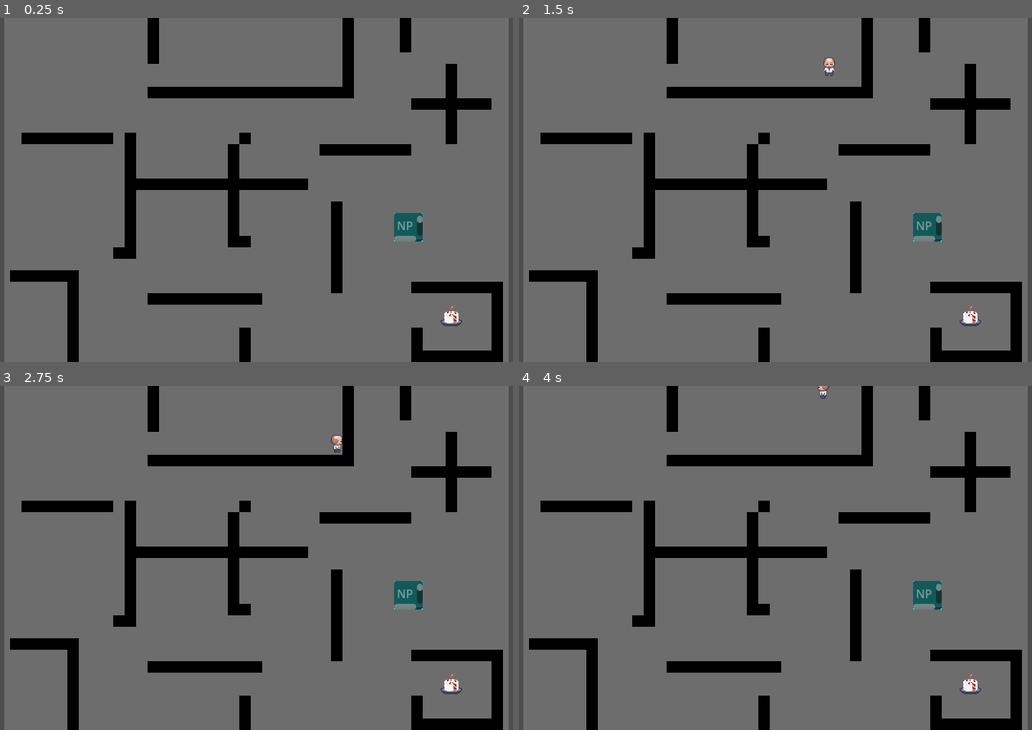
Above: before the commit, frames 1-4 (two rows, left to right).
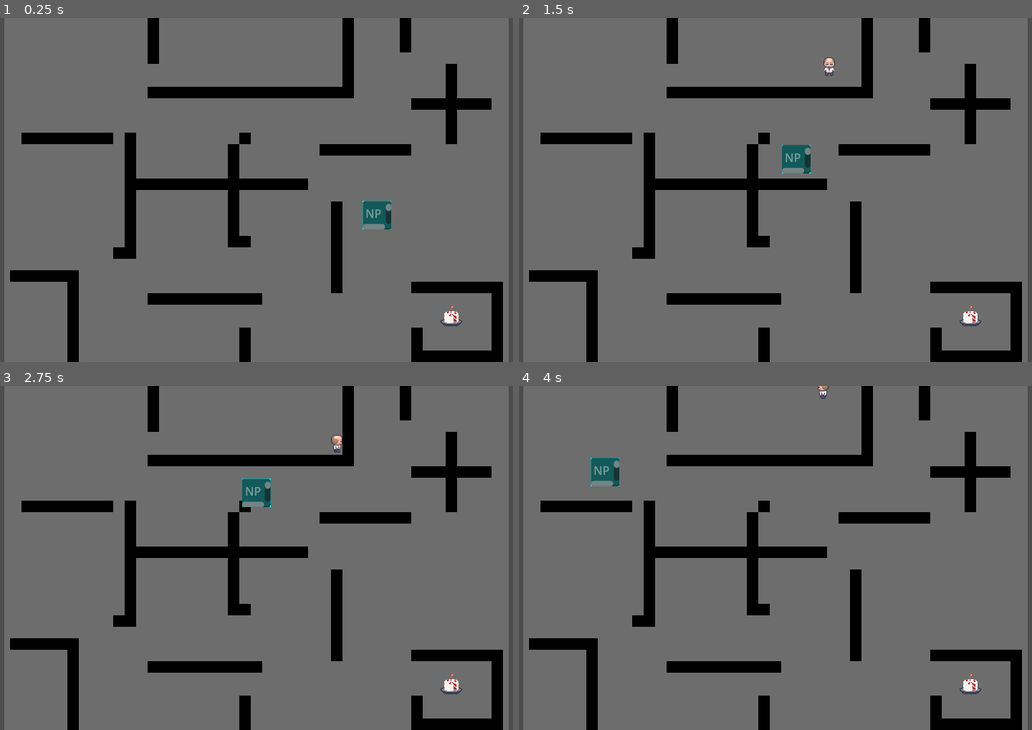
Above: after the commit, the same moments.

Repository: ChrisFlanTheMan/Busy-Work
Game: Godot game, scene res://BasicLevel.tscn
Same seed, same stepped clock (60 frames per second), same inputs: the game is played once before the commit and once after it. This scene is started directly instead of the project's main scene. The engine's default icon, where the game draws it, is replaced by a stand-in: a white triangle on a blue panel in a dark square.
Inputs:
- Up to frame 1 (0.25 s): no input
- Up to frame 2 (1.5 s): tap Enter at 0.5, 0.6, 1.35 s; hold D 0.53-1.28 s; hold S from 1.28 s (still down)
- Up to frame 3 (2.75 s): release S at 2.03 s; hold D from 2.03 s (still down); tap Enter at 2.1 s
- Up to frame 4 (4 s): release D at 2.78 s; hold W 2.78-3.53 s; tap Enter at 2.85, 3.6 s; hold A from 3.53 s (still down)

The runs differ from the first frame. In frame 1, 0.8% of the frame differs, in the area x 70-83%, y 53-65%; in frame 2, 0.8%; in frame 3, 0.8%, in the area x 47-83%, y 26-65%; in frame 4, 0.8%.

Commit message:
Fixing collisions for basic level and npc

Diff:
--- a/BasicLevel.tscn
+++ b/BasicLevel.tscn
@@ -1,15 +1,15 @@
-[gd_scene load_steps=9 format=3 uid="uid://40fl6sudxlgv"]
+[gd_scene load_steps=9 format=3 uid="uid://dt5v7vg3an3wp"]
 
 [ext_resource type="Script" path="res://BasicLevel.gd" id="1_1brv6"]
 [ext_resource type="PackedScene" uid="uid://dtll4y64nibr6" path="res://enemy.tscn" id="2_holq4"]
 [ext_resource type="Texture2D" uid="uid://damaw3e7sethe" path="res://assets/cubicle-wall.png" id="3_w53fw"]
-[ext_resource type="PackedScene" uid="uid://cbuv6ki8mnflh" path="res://cake.tscn" id="4_kedwi"]
-[ext_resource type="PackedScene" path="res://npc.tscn" id="5_ql6i5"]
+[ext_resource type="PackedScene" path="res://cake.tscn" id="4_kedwi"]
+[ext_resource type="PackedScene" uid="uid://q7ft7m60wbvk" path="res://npc.tscn" id="5_ql6i5"]
 
 [sub_resource type="NavigationPolygon" id="NavigationPolygon_m2pew"]
-vertices = PackedVector2Array(0, 0, 720, 0, 720, 480, 0, 480)
+vertices = PackedVector2Array(-558, -269, 160, -273, 168, 207, -554, 209)
 polygons = Array[PackedInt32Array]([PackedInt32Array(0, 1, 2, 3)])
-outlines = Array[PackedVector2Array]([PackedVector2Array(0, 0, 720, 0, 720, 480, 0, 480)])
+outlines = Array[PackedVector2Array]([PackedVector2Array(-558, -269, 160, -273, 168, 207, -554, 209)])
 
 [sub_resource type="TileSetAtlasSource" id="TileSetAtlasSource_myx26"]
 texture = ExtResource("3_w53fw")
--- a/npc.tscn
+++ b/npc.tscn
@@ -1,6 +1,8 @@
-[gd_scene load_steps=2 format=3 uid="uid://q7ft7m60wbvk"]
+[gd_scene load_steps=3 format=3 uid="uid://q7ft7m60wbvk"]
 
 [ext_resource type="Script" path="res://npcMovement.gd" id="1_2db6n"]
+
+[sub_resource type="CapsuleShape2D" id="CapsuleShape2D_tsetq"]
 
 [node name="npc" type="CharacterBody2D"]
 script = ExtResource("1_2db6n")
@@ -11,9 +13,10 @@
 color = Color(0, 1, 1, 1)
 
 [node name="TextEdit" type="TextEdit" parent="ColorRect"]
-layout_mode = 0
-offset_right = 40.0
-offset_bottom = 40.0
+layout_mode = 1
+anchors_preset = 15
+anchor_right = 1.0
+anchor_bottom = 1.0
 text = "NPC"
 editable = false
 context_menu_enabled = false
@@ -21,5 +24,7 @@
 [node name="NavigationAgent2D" type="NavigationAgent2D" parent="."]
 
 [node name="CollisionShape2D" type="CollisionShape2D" parent="."]
+position = Vector2(20, 19)
+shape = SubResource("CapsuleShape2D_tsetq")
 
 [connection signal="target_reached" from="NavigationAgent2D" to="." method="_on_navigation_agent_2d_target_reached"]
--- a/player.tscn
+++ b/player.tscn
@@ -553,10 +553,6 @@
 transitions = ["Start", "Idle", SubResource("AnimationNodeStateMachineTransition_0wqlr"), "Idle", "Walk", SubResource("AnimationNodeStateMachineTransition_wwfhr"), "Walk", "Idle", SubResource("AnimationNodeStateMachineTransition_fojrj")]
 graph_offset = Vector2(145.08, 0)
 
-[sub_resource type="OccluderPolygon2D" id="OccluderPolygon2D_8je2a"]
-cull_mode = 1
-polygon = PackedVector2Array(5, 2, 5, 12, -5, 12, -5, 2)
-
 [node name="Player" type="CharacterBody2D"]
 motion_mode = 1
 script = ExtResource("1_ks18h")
@@ -583,8 +579,3 @@
 parameters/conditions/is_moving = false
 parameters/Idle/blend_position = Vector2(0, 0)
 parameters/Walk/blend_position = Vector2(0, 0)
-
-[node name="LightOccluder2D" type="LightOccluder2D" parent="."]
-z_index = -10
-y_sort_enabled = true
-occluder = SubResource("OccluderPolygon2D_8je2a")
Not shown: 1 places in main.tscn that only renumber resources
Not shown: 1 places in player.tscn that only renumber resources
